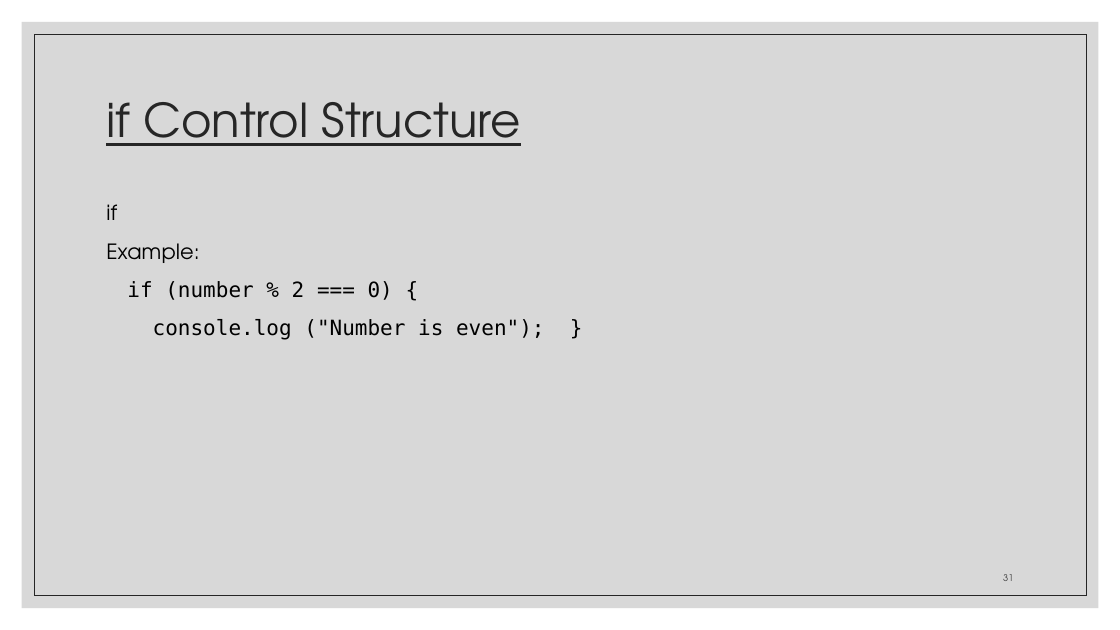
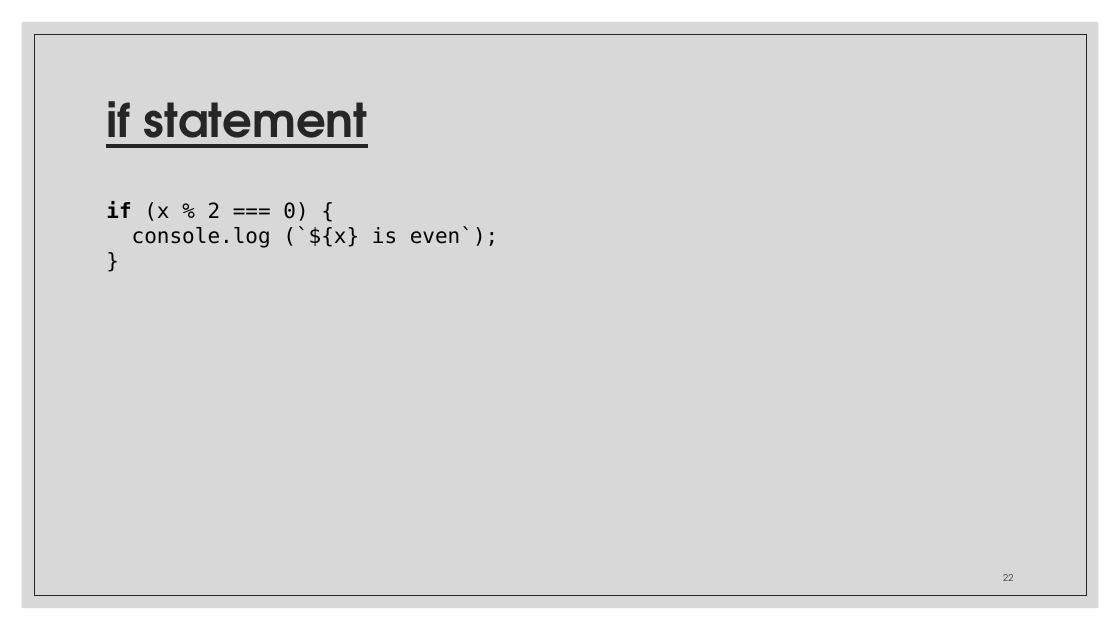
Before and after one commit to zackstotts/base-node-curriculum, a slide deck: slide 22 of unit_00/html_review/04 JavaScript.pptx (slide 31 before the commit). Drawn at 1120x630 pixels with LibreOffice and Linux fonts; fonts in the diff are those of the drawing. Boxes give left, top, right and bottom in pixels: in the first picture for what was removed or moved away, otherwise in the second. Text is boxed around its words. In the diff, an @@ line names an element or a change of style, - is before the commit and + after.

```diff
--- a/unit_00/html_review/04 JavaScript.pptx
+++ b/unit_00/html_review/04 JavaScript.pptx
@@ title at [106,101,368,148]: text changed; bold on @@
-if Control Structure
+if statement
@@ text at [106,201,498,248]: text changed @@
-if
-Example:
-if (number % 2 === 0) {
-console.log ("Number is even"); }
+if (x % 2 === 0) {
+console.log (`${x} is even`);
+}
@@ page number at [1003,574,1013,581]: text changed @@
-31
+22
```
Also in this commit, not shown: 12 other slides changed, 25 slides added, 28 slides removed.
